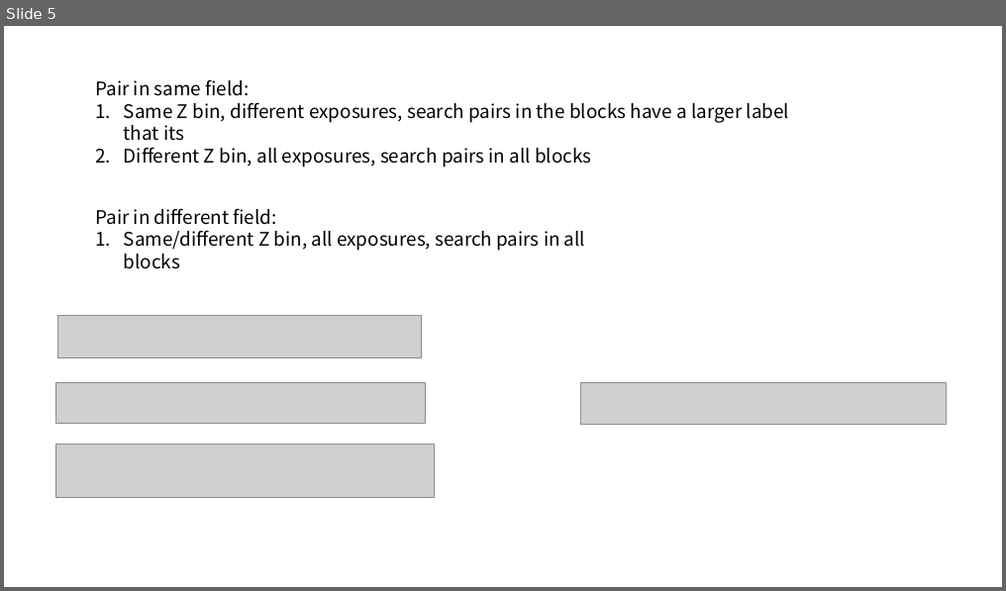
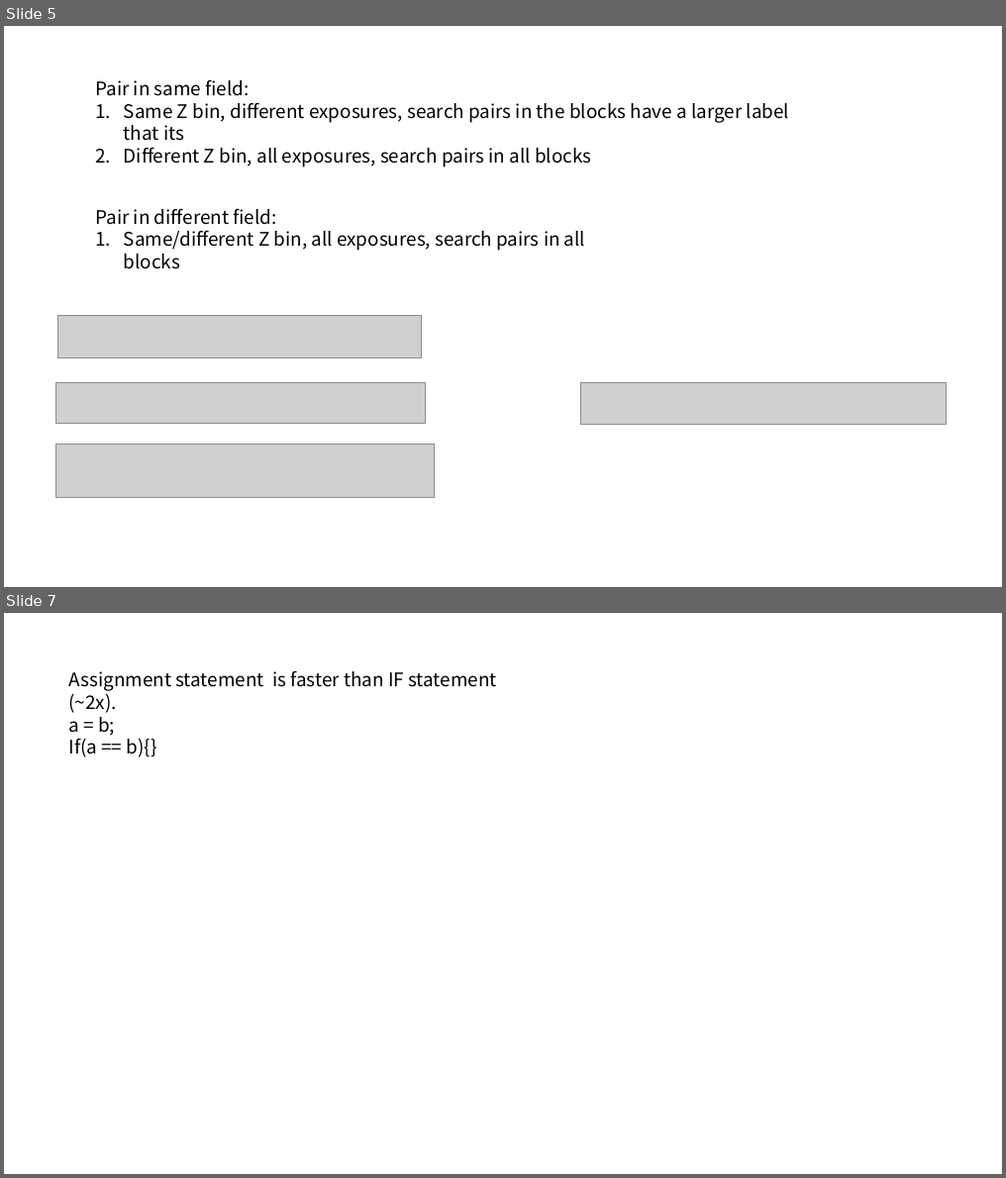
Before and after one commit to hekunlie/astrophy-research, a slide deck: correlation/Notes/2D_Correlation.pptx. Shown one above the other, each under a label of ours: slide 5 before the commit, slides 5 and 7 after it; the slides between them are not shown. The pictures are 1006x591 and 1006x1178 pixels, drawn with LibreOffice and Linux fonts; fonts in the diff are those of the drawing; grey boxes stand for pictures. Boxes give left, top, right and bottom in pixels: in the first picture for what was removed or moved away, otherwise in the second. Text is boxed around its words. In the diff, an @@ line names an element or a change of style, - is before the commit and + after.

```diff
--- a/correlation/Notes/2D_Correlation.pptx
+++ b/correlation/Notes/2D_Correlation.pptx
@@ slide 7 added at [4,613,1002,1174], background #FFFFFF @@
@@ text added at [69,670,496,758], 18 pt, text #000000 @@
+Assignment statement is faster than IF statement (~2x).
+a = b;
+If(a == b){}
```
Also in this commit, not shown: 1 other slide added, 4 other files.
